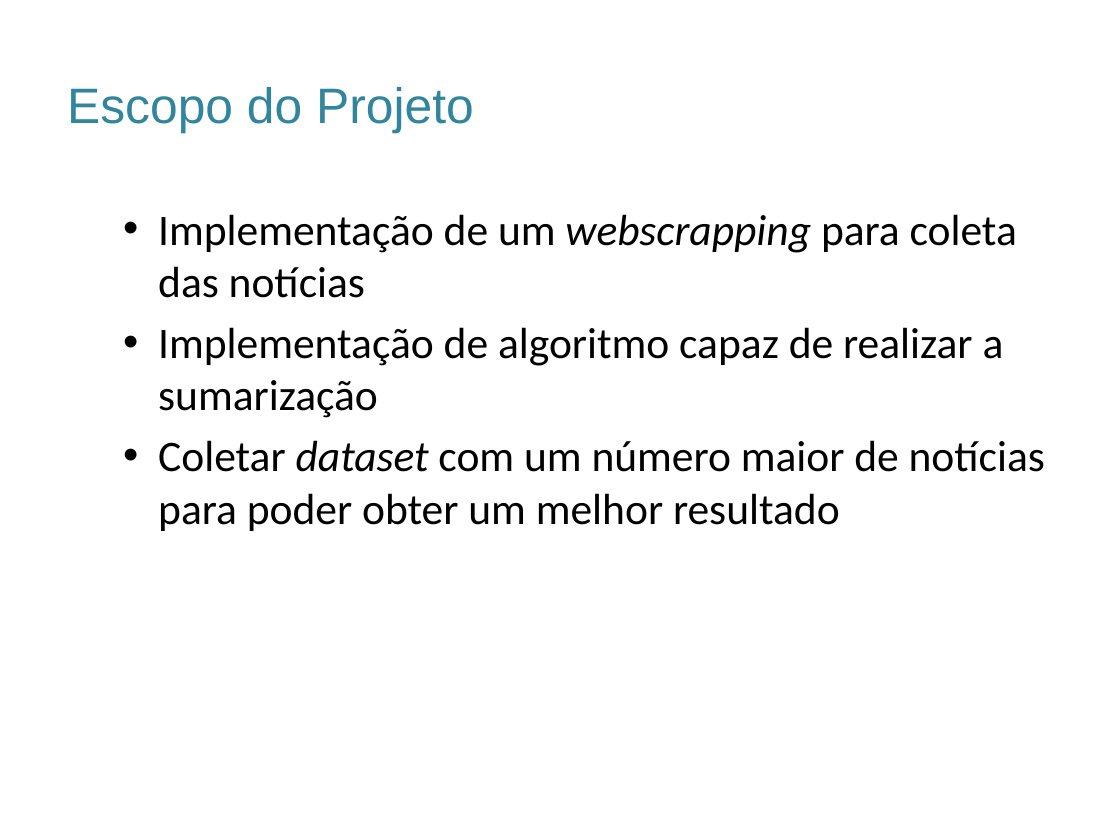
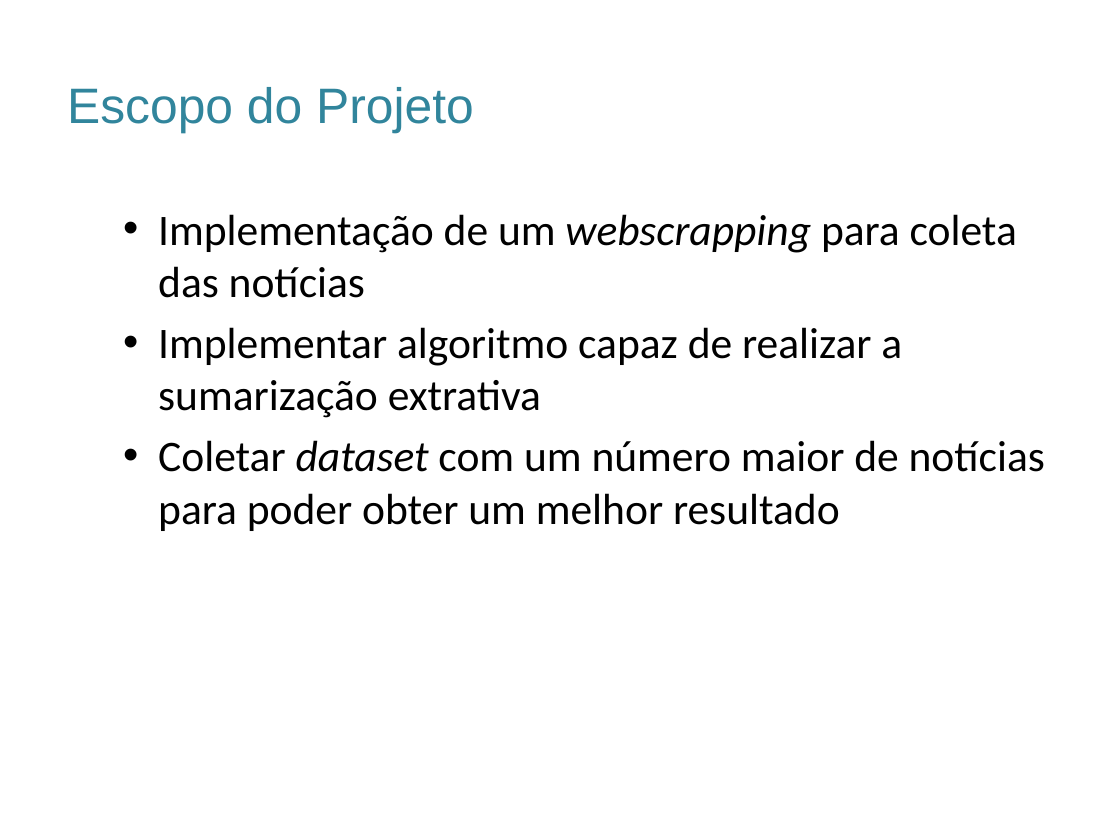
Before and after one commit to rdruzian/TCC-Sumarizacao, a slide deck: slide 6 of Documentos/ModeloApresentaçãoFacens_Sugestão.pptx. Drawn at 1120x840 pixels with LibreOffice and Linux fonts; fonts in the diff are those of the drawing; background and template pictures are left out. Boxes give left, top, right and bottom in pixels: in the first picture for what was removed or moved away, otherwise in the second. Text is boxed around its words. In the diff, an @@ line names an element or a change of style, - is before the commit and + after.

```diff
--- a/Documentos/ModeloApresentaçãoFacens_Sugestão.pptx
+++ b/Documentos/ModeloApresentaçãoFacens_Sugestão.pptx
@@ text at bbox=[158, 327, 902, 418]: text changed @@
-  • Implementação de algoritmo capaz de realizar a sumarização
+  • Implementar algoritmo capaz de realizar a sumarização extrativa
```
Also in this commit, not shown: 3 other slides changed, 2 other files.
